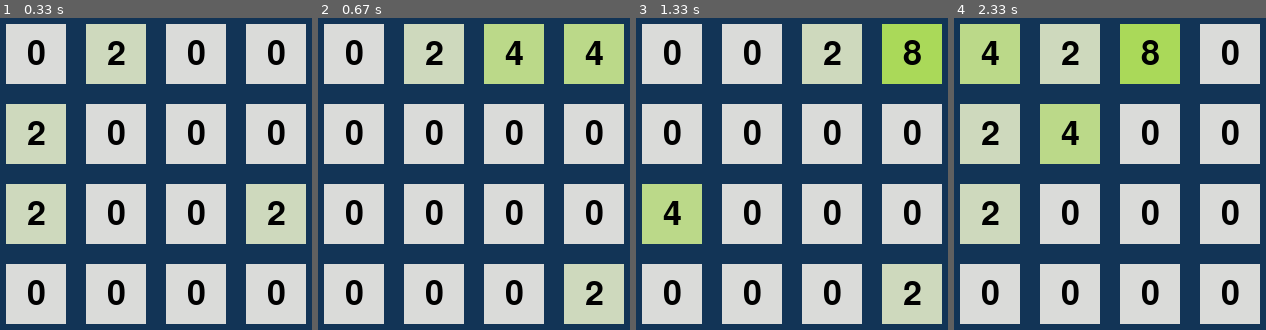
Above: before the commit, frames 1-4 (left to right).
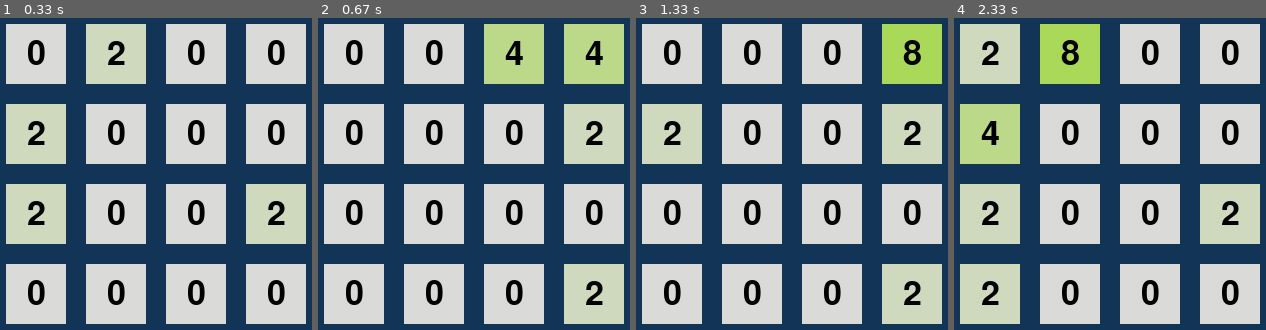
Above: after the commit, the same moments.

Repository: ArcherWayne/pygame-2048
Game: pygame game, started from 2048.py
Two runs of this game, one before a commit and one after it. Both use one fixed random seed, a clock stepped at 60 frames per second and the inputs below.
Inputs:
- Up to frame 1 (0.33 s): no input
- Up to frame 2 (0.67 s): hold W from 0.33 s (still down); hold Right from 0.33 s (still down)
- Up to frame 3 (1.33 s): release W at 0.8 s; release Right at 0.8 s; hold Right 0.83-1.3 s
- Up to frame 4 (2.33 s): hold W 1.33-1.63 s; hold Right 1.67-2.13 s; hold A from 2.17 s (still down)

Frame 1 is identical in both runs. In frame 2, 7.1% of the frame differs, in the area x 27-99%, y 1-47%; in frame 3, 14%; in frame 4, 25%, in the area x 1-99%, y 1-99%.

Commit message:
create full_game

Diff:
--- a/2048.py
+++ b/2048.py
@@ -1,17 +1,19 @@
-import numpy as np
+# import numpy as np
 import pygame
 import sys
 import random
-from pygame.sprite import Group
-from debug import debug
+# from pygame.sprite import Group
+# from debug import debug
 
 # 跑来偷偷看源代码的小毛是嘿几把
 
+pygame.init()
 pygame.display.set_caption('2048')
 clock = pygame.time.Clock()
 screen_size = (320, 370)
 block_size = (60, 60)
 num_font = pygame.font.Font(None, 50)
+game_over = num_font.render('game over', True, (255, 255,255))
 block_locations = [(10, 60), (90, 60), (170, 60), (250, 60), \
                    (10, 140), (90, 140), (170, 140), (250, 140), \
                    (10, 220), (90, 220), (170, 220), (250, 220), \
@@ -78,13 +80,16 @@
         if i_gn == 0:
             zero_index_list.append(zero_index)
         zero_index += 1
-    array2048_1[random.choice(zero_index_list)] = random.choice([2, 2, 2, 4])
-
+
+    if zero_index_list:
+        array2048_1[random.choice(zero_index_list)] = random.choice([2, 2, 2, 2, 2, 2, 2, 2, 2, 4])
+    else:
+        game_active = False
+        print(game_active)
 
 
 def show_infomation():
     pass
-
 
 # group setup
 block_sprites = pygame.sprite.Group()
@@ -95,10 +100,10 @@
     block_list.append(Block(block_sprites, i, num_font))
     number_list.append(Number(number_sprites, i, num_font))
 
-pygame.init()
 screen = pygame.display.set_mode(screen_size)
 
 init_array()
+game_active = True
 
 
 def main():
@@ -108,95 +113,98 @@
                 pygame.quit()
                 sys.exit()
 
-            # get_pressed 和 event检测是实现两种不同功能的方式, pygame.KEYDOWN是检测按下事件, 而pygame.key.get_pressed是检测按键长按的
-            if event.type == pygame.KEYDOWN and (event.key == pygame.K_w or event.key == pygame.K_UP):
-                # print('w')
-                for x_w in range(4):
-                    # print("x_w：{name}".format(name=x_w))
-                    for c_w in range(0, 12, 4):
-                        # print("c_w：{name}".format(name=c_w))
-                        for y_w in range(c_w + 4, 16, 4):
-                            # print("y_w：{name}".format(name=y_w))
-                            if array2048_1[y_w + x_w] != 0:
-                                if array2048_1[c_w + x_w] == 0:
-                                    array2048_1[c_w + x_w] = array2048_1[y_w + x_w]
-                                    array2048_1[y_w + x_w] = 0
-                                elif array2048_1[c_w + x_w] == array2048_1[y_w + x_w]:
-                                    array2048_1[c_w + x_w] *= 2
-                                    array2048_1[y_w + x_w] = 0
-                                    break
-                                elif array2048_1[c_w + x_w] != array2048_1[y_w + x_w]:
-                                    break
-                generate_numbers()
-
-            if event.type == pygame.KEYDOWN and (event.key == pygame.K_s or event.key == pygame.K_DOWN):  # complete
-                # print('s')
-                for x_s in range(4):
-                    for c_s in range(12, 0, -4):
-                        for y_s in range(c_s - 4, -4, -4):
-                            if array2048_1[y_s + x_s] != 0:
-                                if array2048_1[c_s + x_s] == 0:
-                                    array2048_1[c_s + x_s] = array2048_1[y_s + x_s]
-                                    array2048_1[y_s + x_s] = 0
-                                elif array2048_1[c_s + x_s] == array2048_1[y_s + x_s]:
-                                    array2048_1[c_s + x_s] *= 2
-                                    array2048_1[y_s + x_s] = 0
-                                    break
-                                elif array2048_1[c_s + x_s] != array2048_1[y_s + x_s]:
-                                    break
-                generate_numbers()
-
-            if event.type == pygame.KEYDOWN and (event.key == pygame.K_a or event.key == pygame.K_LEFT):
-                # print('a')
-                for y_a in range(0, 16, 4):
-                    # print("y_a：{name}".format(name=y_a))
-                    for c_a in range(3):
-                        # print("c_a：{name}".format(name=c_a))
-                        for x_a in range(c_a + 1, 4):
-                            # print("x_a：{name}".format(name=x_a))
-                            if array2048_1[x_a + y_a] != 0:
-                                if array2048_1[c_a + y_a] == 0:
-                                    array2048_1[c_a + y_a] = array2048_1[x_a + y_a]
-                                    array2048_1[x_a + y_a] = 0
-                                elif array2048_1[c_a + y_a] == array2048_1[x_a + y_a]:
-                                    array2048_1[c_a + y_a] *= 2
-                                    array2048_1[x_a + y_a] = 0
-                                    break
-                                elif array2048_1[c_a + y_a] != array2048_1[x_a + y_a]:
-                                    break
-                generate_numbers()
-
-            if event.type == pygame.KEYDOWN and (event.key == pygame.K_d or event.key == pygame.K_RIGHT):
-                # print('d')
-                for y_d in range(0, 16, 4):
-                    for c_d in range(3, 0, -1):
-                        for x_d in range(c_d - 1, -1, -1):
-                            if array2048_1[x_d + y_d] != 0:
-                                if array2048_1[c_d + y_d] == 0:
-                                    array2048_1[c_d + y_d] = array2048_1[x_d + y_d]
-                                    array2048_1[x_d + y_d] = 0
-                                elif array2048_1[c_d + y_d] == array2048_1[x_d + y_d]:
-                                    array2048_1[c_d + y_d] *= 2
-                                    array2048_1[x_d + y_d] = 0
-                                    break
-                                elif array2048_1[c_d + y_d] != array2048_1[x_d + y_d]:
-                                    break
-                generate_numbers()
-
-        screen.fill('#123456')
-
-        block_sprites.update(array2048_1, colors, block_locations)
-        block_sprites.draw(screen)
-        number_sprites.update(array2048_1, block_locations)
-        number_sprites.draw(screen)
-        # debug(array2048_1[0:4], 10, 10)
-        # debug(array2048_1[4:8], 10, 25)
-        # debug(array2048_1[8:12], 10, 40)
-        # debug(array2048_1[12:16], 10, 55)
-        # show_infomation()
-        # generate_nubmers()
-
-        pygame.display.update()  # 这一句话必须放在最后面
+            if game_active == True:
+                # get_pressed 和 event检测是实现两种不同功能的方式, pygame.KEYDOWN是检测按下事件, 而pygame.key.get_pressed是检测按键长按的
+                if event.type == pygame.KEYDOWN and (event.key == pygame.K_w or event.key == pygame.K_UP):
+                    # print('w')
+                    for x_w in range(4):
+                        # print("x_w：{name}".format(name=x_w))
+                        for c_w in range(0, 12, 4):
+                            # print("c_w：{name}".format(name=c_w))
+                            for y_w in range(c_w + 4, 16, 4):
+                                # print("y_w：{name}".format(name=y_w))
+                                if array2048_1[y_w + x_w] != 0:
+                                    if array2048_1[c_w + x_w] == 0:
+                                        array2048_1[c_w + x_w] = array2048_1[y_w + x_w]
+                                        array2048_1[y_w + x_w] = 0
+                                    elif array2048_1[c_w + x_w] == array2048_1[y_w + x_w]:
+                                        array2048_1[c_w + x_w] *= 2
+                                        array2048_1[y_w + x_w] = 0
+                                        break
+                                    elif array2048_1[c_w + x_w] != array2048_1[y_w + x_w]:
+                                        break
+                    generate_numbers()
+
+                if event.type == pygame.KEYDOWN and (event.key == pygame.K_s or event.key == pygame.K_DOWN):  # complete
+                    # print('s')
+                    for x_s in range(4):
+                        for c_s in range(12, 0, -4):
+                            for y_s in range(c_s - 4, -4, -4):
+                                if array2048_1[y_s + x_s] != 0:
+                                    if array2048_1[c_s + x_s] == 0:
+                                        array2048_1[c_s + x_s] = array2048_1[y_s + x_s]
+                                        array2048_1[y_s + x_s] = 0
+                                    elif array2048_1[c_s + x_s] == array2048_1[y_s + x_s]:
+                                        array2048_1[c_s + x_s] *= 2
+                                        array2048_1[y_s + x_s] = 0
+                                        break
+                                    elif array2048_1[c_s + x_s] != array2048_1[y_s + x_s]:
+                                        break
+                    generate_numbers()
+
+                if event.type == pygame.KEYDOWN and (event.key == pygame.K_a or event.key == pygame.K_LEFT):
+                    # print('a')
+                    for y_a in range(0, 16, 4):
+                        # print("y_a：{name}".format(name=y_a))
+                        for c_a in range(3):
+                            # print("c_a：{name}".format(name=c_a))
+                            for x_a in range(c_a + 1, 4):
+                                # print("x_a：{name}".format(name=x_a))
+                                if array2048_1[x_a + y_a] != 0:
+                                    if array2048_1[c_a + y_a] == 0:
+                                        array2048_1[c_a + y_a] = array2048_1[x_a + y_a]
+                                        array2048_1[x_a + y_a] = 0
+                                    elif array2048_1[c_a + y_a] == array2048_1[x_a + y_a]:
+                                        array2048_1[c_a + y_a] *= 2
+                                        array2048_1[x_a + y_a] = 0
+                                        break
+                                    elif array2048_1[c_a + y_a] != array2048_1[x_a + y_a]:
+                                        break
+                    generate_numbers()
+
+                if event.type == pygame.KEYDOWN and (event.key == pygame.K_d or event.key == pygame.K_RIGHT):
+                    # print('d')
+                    for y_d in range(0, 16, 4):
+                        for c_d in range(3, 0, -1):
+                            for x_d in range(c_d - 1, -1, -1):
+                                if array2048_1[x_d + y_d] != 0:
+                                    if array2048_1[c_d + y_d] == 0:
+                                        array2048_1[c_d + y_d] = array2048_1[x_d + y_d]
+                                        array2048_1[x_d + y_d] = 0
+                                    elif array2048_1[c_d + y_d] == array2048_1[x_d + y_d]:
+                                        array2048_1[c_d + y_d] *= 2
+                                        array2048_1[x_d + y_d] = 0
+                                        break
+                                    elif array2048_1[c_d + y_d] != array2048_1[x_d + y_d]:
+                                        break
+                    generate_numbers()
+
+        if game_active == True:
+            screen.fill('#123456')
+
+            block_sprites.update(array2048_1, colors, block_locations)
+            block_sprites.draw(screen)
+            number_sprites.update(array2048_1, block_locations)
+            number_sprites.draw(screen)
+
+        else:
+            block_sprites.empty()
+            number_sprites.empty()
+            screen.fill('#654321')
+            screen.blit(game_over, (160, 185))
+
+
+        pygame.display.update()  # 这一句话必须放在组绘图和组更新的后面
         clock.tick(60)
 
 
